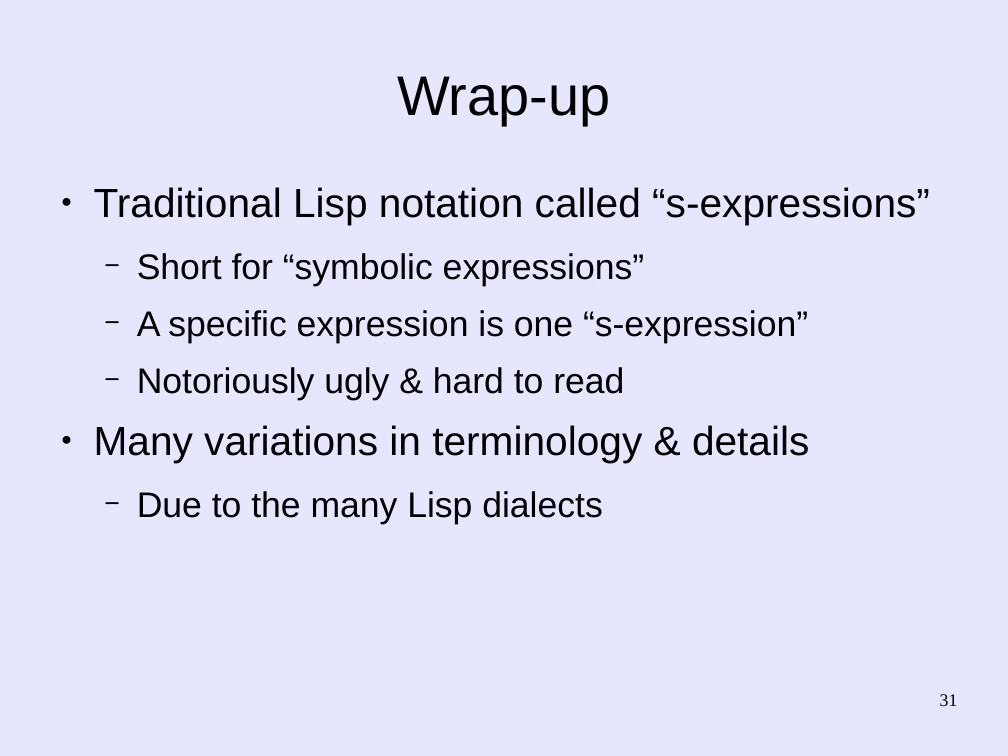
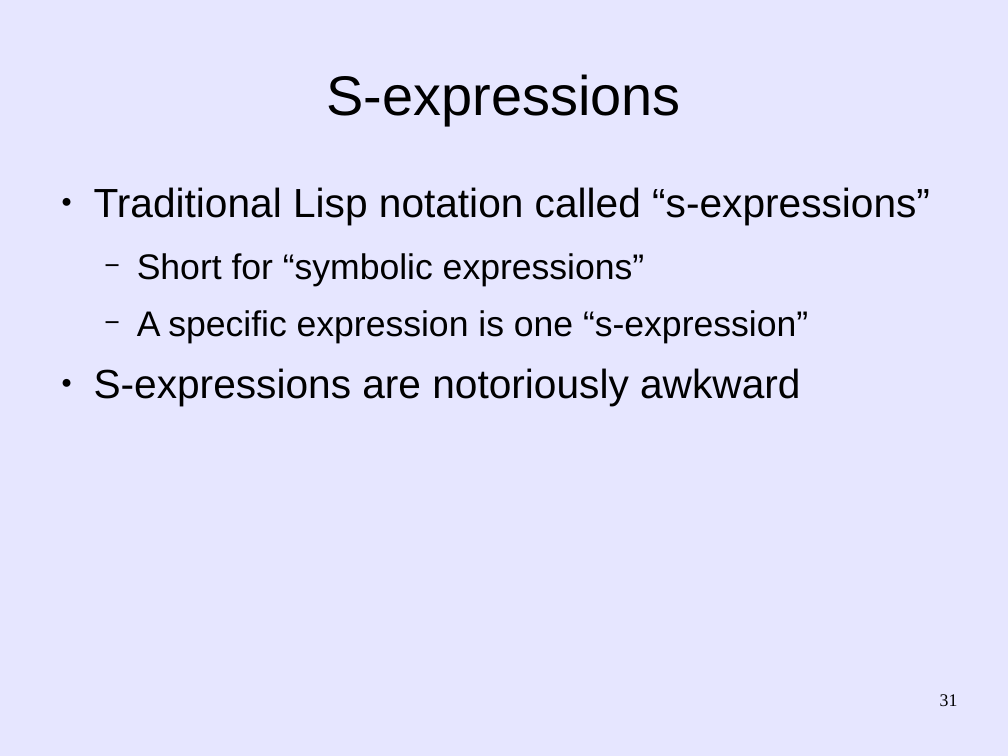
Before and after one commit to martin12333/Readable-Lisp-S-expressions, a slide deck: slide 31 of readable-s-expressions.odp. Drawn at 1008x756 pixels with LibreOffice and Linux fonts; fonts in the diff are those of the drawing. Boxes give left, top, right and bottom in pixels: in the first picture for what was removed or moved away, otherwise in the second. Text is boxed around its words. In the diff, an @@ line names an element or a change of style, - is before the commit and + after.

Commit message:
readable-s-expressions.odp: Add internal hypertext links in presentation

```diff
--- a/readable-s-expressions.odp
+++ b/readable-s-expressions.odp
@@ title at <box>327,74,681,125</box>: text changed @@
-Wrap-up
+S-expressions
@@ text at <box>94,368,800,406</box>: text changed; size 28 to 32 pt @@
-  − Notoriously ugly & hard to read
-● Many variations in terminology & details
-  − Due to the many Lisp dialects
+● S-expressions are notoriously awkward
```
